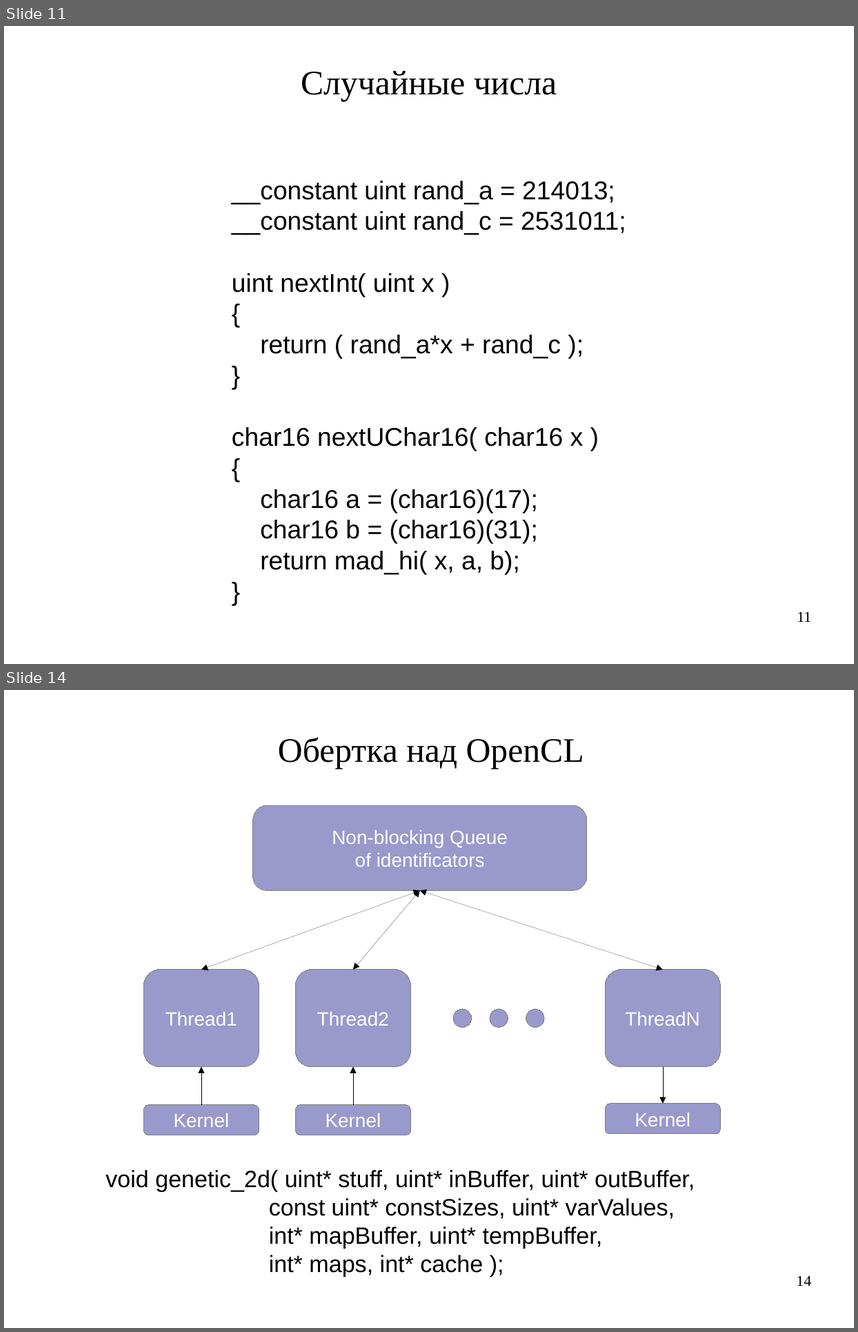
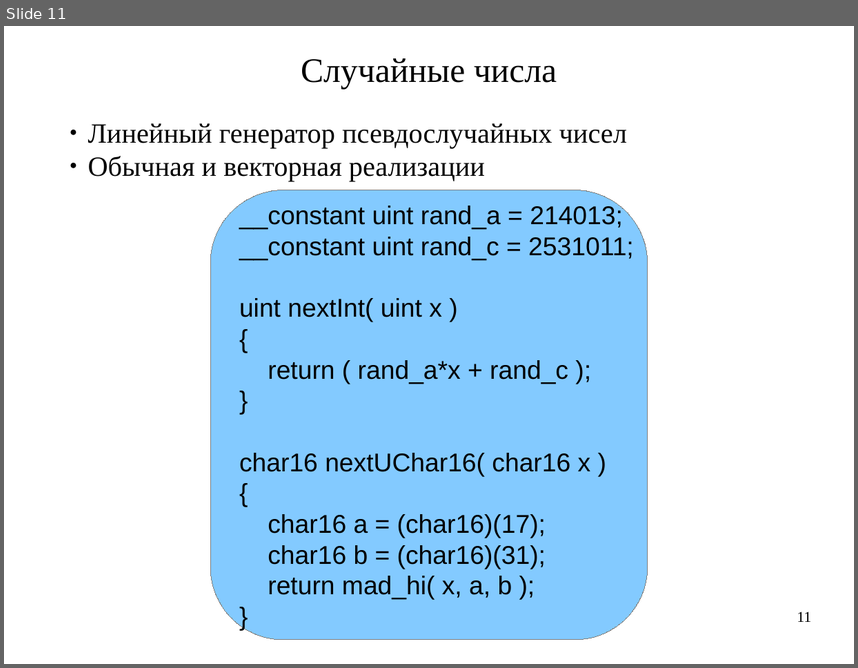
Before and after one commit to artem-bochkarev/master-work, a slide deck: Presentation.odp. Shown one above the other, each under a label of ours: slides 11 and 14 before the commit, slide 11 after it; the slides between them are not shown. The pictures are 858x1332 and 858x668 pixels, drawn with LibreOffice and Linux fonts; fonts in the diff are those of the drawing. Boxes give left, top, right and bottom in pixels: in the first picture for what was removed or moved away, otherwise in the second. Text is boxed around its words. In the diff, an @@ line names an element or a change of style, - is before the commit and + after.

```diff
--- a/Presentation.odp
+++ b/Presentation.odp
@@ slide 14 removed at (x1=4, y1=690, x2=854, y2=1328), background #FFFFFF @@
@@ text removed at (x1=278, y1=737, x2=584, y2=769) @@
-Обертка над OpenCL
@@ rounded rectangle removed at (x1=253, y1=806, x2=587, y2=891) @@
-Non-blocking Queue
-of identificators
@@ double arrow removed from (201, 969) to (420, 891) @@
@@ double arrow removed from (353, 969) to (420, 891) @@
@@ double arrow removed from (663, 969) to (420, 891) @@
@@ rounded rectangle removed at (x1=143, y1=969, x2=259, y2=1067) @@
-Thread1
@@ rounded rectangle removed at (x1=296, y1=969, x2=411, y2=1067) @@
-Thread2
@@ rounded rectangle removed at (x1=606, y1=969, x2=722, y2=1067) @@
-ThreadN
@@ ellipse removed at (x1=454, y1=1009, x2=473, y2=1027) @@
@@ ellipse removed at (x1=490, y1=1009, x2=508, y2=1027) @@
@@ ellipse removed at (x1=526, y1=1009, x2=545, y2=1027) @@
@@ elbow arrow removed from (201, 1104) to (201, 1067) @@
@@ elbow arrow removed from (353, 1104) to (353, 1067) @@
@@ elbow arrow removed from (663, 1067) to (663, 1103) @@
@@ rounded rectangle removed at (x1=606, y1=1103, x2=722, y2=1134) @@
-Kernel
@@ rounded rectangle removed at (x1=143, y1=1104, x2=259, y2=1134) @@
-Kernel
@@ rounded rectangle removed at (x1=296, y1=1104, x2=411, y2=1134) @@
-Kernel
@@ text removed at (x1=105, y1=1170, x2=695, y2=1276) @@
-void genetic_2d( uint* stuff, uint* inBuffer, uint* outBuffer,
-const uint* constSizes, uint* varValues,
-int* mapBuffer, uint* tempBuffer,
-int* maps, int* cache );
@@ page number removed at (x1=796, y1=1275, x2=811, y2=1285) @@
-14
@@ slide 11 changed as well @@
@@ text "Случайные числа" moved from (x1=301, y1=71, x2=557, y2=101) to (x1=301, y1=58, x2=557, y2=89) @@
@@ text added at (x1=88, y1=123, x2=627, y2=182), 26 pt, text #000000 @@
+● Линейный генератор псевдослучайных чисел
+● Обычная и векторная реализации
@@ freeform shape added at (x1=211, y1=190, x2=648, y2=640), fill #83CAFF, outline #808080 0 pt, 24 pt, text #000000 @@
+__constant uint rand_a = 214013;
+__constant uint rand_c = 2531011;
+uint nextInt( uint x )
+{
+return ( rand_a*x + rand_c );
+}
+char16 nextUChar16( char16 x )
+{
+char16 a = (char16)(17);
+char16 b = (char16)(31);
+return mad_hi( x, a, b );
+}
@@ text removed at (x1=232, y1=181, x2=626, y2=575) @@
-__constant uint rand_a = 214013;
-__constant uint rand_c = 2531011;
-uint nextInt( uint x )
-{
-return ( rand_a*x + rand_c );
-}
-char16 nextUChar16( char16 x )
-{
-char16 a = (char16)(17);
-char16 b = (char16)(31);
-return mad_hi( x, a, b);
-}
```
Also in this commit, not shown: 8 other slides changed, 10 slides added, 2 other slides removed, 21 other files.
